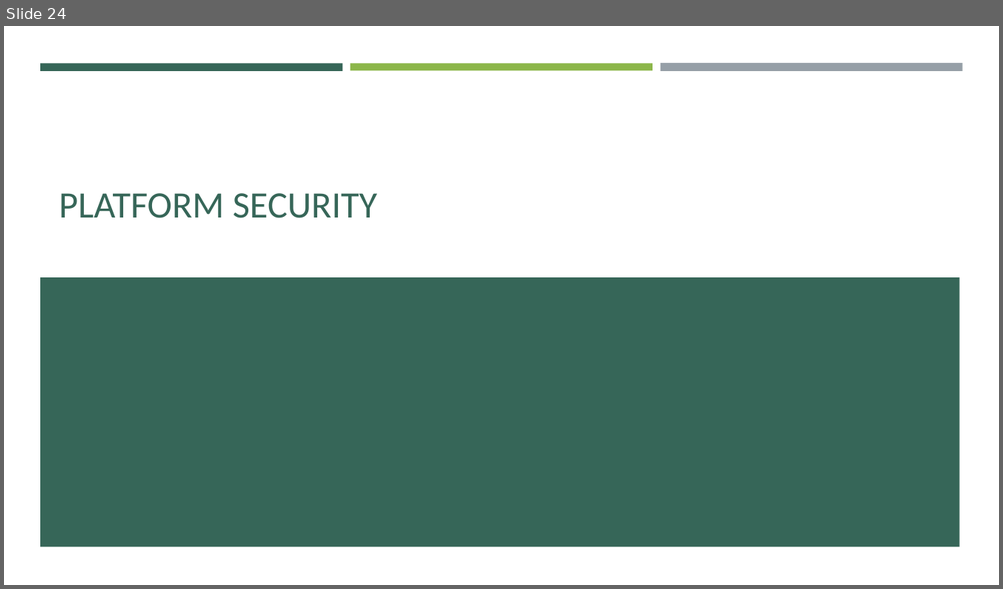
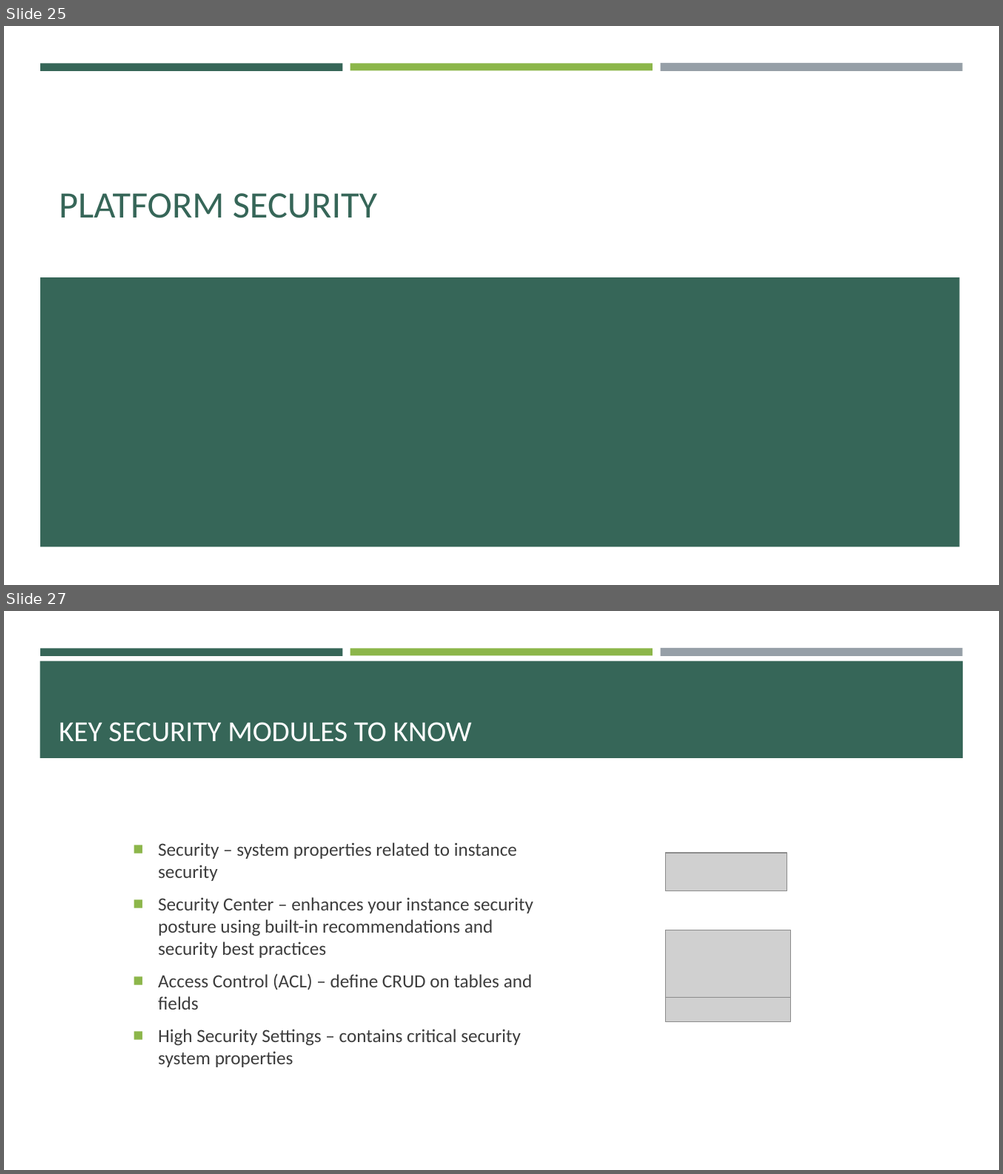
Before and after one commit to e-m-wilson/SNOW, a slide deck: Week_4/Database_Management_&_Platform_Security.pptx. Shown one above the other, each under a label of ours: slide 24 before the commit, slides 25 and 27 after it; the slides between them are not shown. The pictures are 1003x589 and 1003x1174 pixels, drawn with LibreOffice and Linux fonts; fonts in the diff are those of the drawing; grey boxes stand for pictures. Boxes give left, top, right and bottom in pixels: in the first picture for what was removed or moved away, otherwise in the second. Text is boxed around its words. In the diff, an @@ line names an element or a change of style, - is before the commit and + after.

```diff
--- a/Week_4/Database_Management_&_Platform_Security.pptx
+++ b/Week_4/Database_Management_&_Platform_Security.pptx
@@ slide 27 added at (4,611,999,1170), background #FFFFFF; not listed: 3 template elements that a slide beside it also shows @@
@@ rectangle added at (40,661,963,758), fill #366658 @@
@@ title added at (59,722,472,742), 28 pt, text #FFFFFF @@
+KEY SECURITY MODULES TO KNOW
@@ text added at (158,843,533,1068), 18 pt, text #3D3D3D @@
+■ Security – system properties related to instance security
+■ Security Center – enhances your instance security posture using built-in recommendations and security best practices
+■ Access Control (ACL) – define CRUD on tables and fields
+■ High Security Settings – contains critical security system properties
@@ picture added at (666,853,788,891) @@
@@ picture added at (666,931,791,999) @@
@@ picture added at (666,997,791,1022) @@
@@ what was slide 24 is now slide 25 @@
```
Also in this commit, not shown: 4 slides changed, 13 other slides added, 4 other files.
